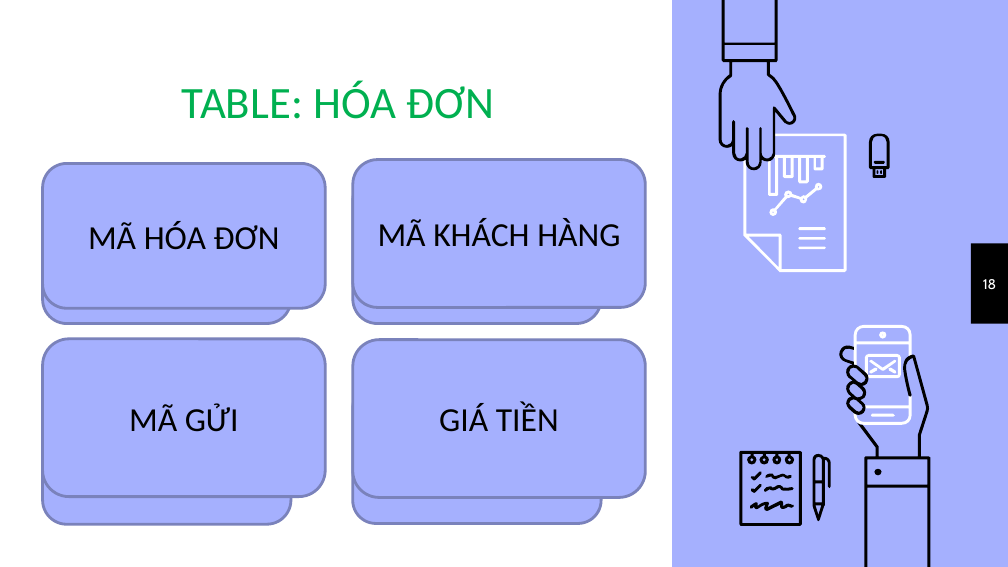
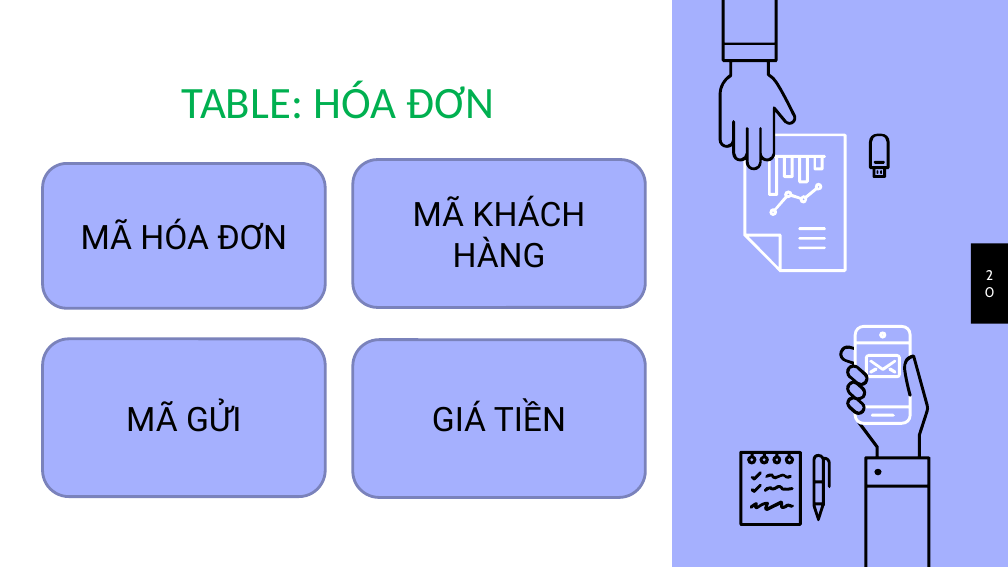
Before and after one commit to thuypt102/Practice-teamwork-01, a slide deck: slide 20 of Quản lý bãi đỗ xe.pptx (slide 18 before the commit). Drawn at 1008x567 pixels with LibreOffice and Linux fonts; fonts in the diff are those of the drawing. Boxes give left, top, right and bottom in pixels: in the first picture for what was removed or moved away, otherwise in the second. Text is boxed around its words. In the diff, an @@ line names an element or a change of style, - is before the commit and + after.

```diff
--- a/Quản lý bãi đỗ xe.pptx
+++ b/Quản lý bãi đỗ xe.pptx
@@ rounded rectangle removed at (42, 178, 290, 324) @@
-MÃ HÓA ĐƠN
@@ rounded rectangle removed at (353, 175, 601, 324) @@
-MÃ KHÁCH HÀNG
@@ page number at (983, 279, 996, 289): text changed @@
-18
+20
@@ font Calibri to Roboto in 4 elements at (42, 163, 325, 308), (353, 159, 645, 307), (42, 339, 325, 496), (353, 340, 645, 497) @@
@@ rounded rectangle removed at (42, 379, 290, 524) @@
@@ rounded rectangle removed at (353, 385, 601, 524) @@
```
Also in this commit, not shown: 15 other slides changed, 6 slides added, 1 slide removed.
